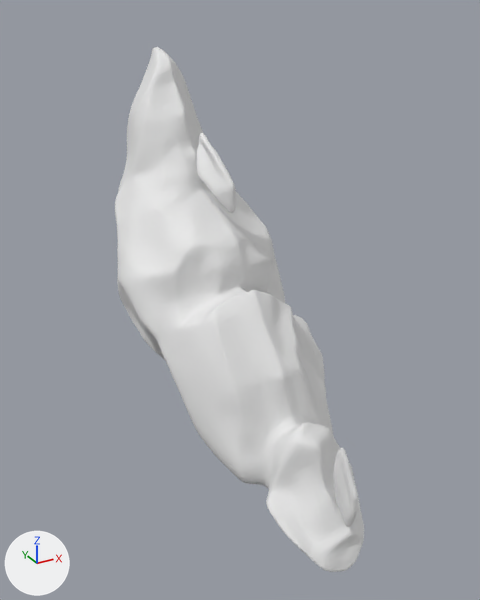
An edit to the glTF model public/museum/models/crystal_sphere_fragments.glb, drawn before and after from the same camera.
Both versions are drawn from a 50 mm camera at (-1.36, -2.54, 1.08) aimed at (-0.01, -0.08, -0.15). The lights are fixed; the arrows at lower left show +X, +Y and +Z. The first picture is the older version. Vertices at exactly the same position are counted once.

The older version as bpy lines, for what is in view:
```python
me_mesh_0 = bpy.data.meshes.new('Mesh_0')
me_mesh_0.from_pydata(...)  # 12006 vertices, 23996 faces; spans x 0.0..7423.0, y -16383.0..0.0, z 0.0..16106.0
me_mesh_0.materials.append(mat_crystal_sphere_fragments_interpretation)  # its picture is missing
ob_mesh_0 = bpy.data.objects.new('Mesh_0', me_mesh_0)
ob_mesh_0.parent = ob_geometry_0
ob_mesh_0.location = (-0.457, 0.958, -1.002)
ob_mesh_0.scale = (0.000118, 0.000118, 0.000118)
```
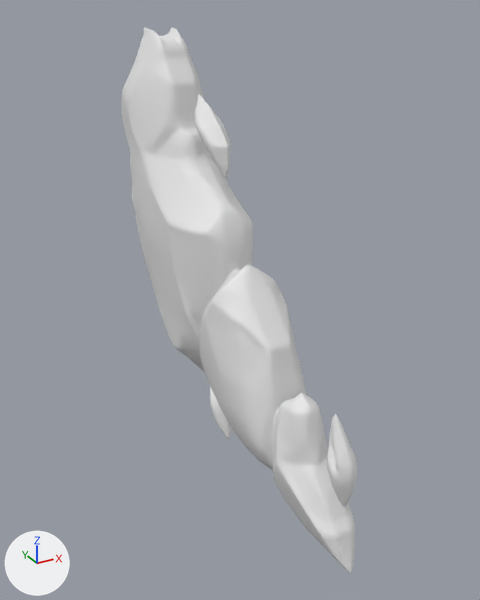
The edits, one by one:
me_mesh_0 is used by ob_mesh_0; parent ob_geometry_0; location (-0.457, 0.958, -1.002); scale (0.000118, 0.000118, 0.000118).
me_mesh_0 had 12006 vertices, 23996 faces and spanned x 0.0..7423.0, y -16383.0..0.0, z 0.0..16106.0.
me_mesh_0 now has 20009 vertices, 39998 faces and spans x 0.0..3399.0, y -16299.0..0.0, z 0.0..16383.0.
me_mesh_0 part 1: the loose piece of 10614 vertices spanning x 0.0..7423.0, y -16383.0..0.0, z 0.0..16106.0 is rebuilt with 17148 vertices and now spans x 0.0..3399.0, y -16299.0..0.0, z 0.0..16383.0.
me_mesh_0 part 2: a new loose piece of 1054 vertices spanning x 1254.0..2151.0, y -16004.0..-14725.0, z 2353.0..5426.0, in mat_crystal_sphere_fragments_interpretation (its picture is missing).
me_mesh_0 part 3: a new loose piece of 1006 vertices spanning x 1171.0..2219.0, y -7824.0..-5486.0, z 11394.0..14134.0, in mat_crystal_sphere_fragments_interpretation (its picture is missing).
me_mesh_0 part 4: a new loose piece of 728 vertices spanning x 1297.0..2146.0, y -7749.0..-6054.0, z 5.0..2138.0, in mat_crystal_sphere_fragments_interpretation (its picture is missing).
me_mesh_0 part 5: the loose piece of 675 vertices spanning x 3125.0..4312.0, y -8229.0..-5769.0, z 10506.0..13165.0 is deleted.
me_mesh_0 part 6: the loose piece of 437 vertices spanning x 3682.0..4356.0, y -16380.0..-15154.0, z 1672.0..4471.0 is deleted.
Other edits to the shape of me_mesh_0 do not show in these pictures.
Object 'Mesh_0' (ob_mesh_0) moves from (-0.457, 0.958, -1.002) to (-0.209, 0.986, -1.0).
Object 'Mesh_0' (ob_mesh_0) is rescaled from (0.000118, 0.000118, 0.000118) to (0.000122, 0.000122, 0.000122).

Location of each change, [x1, y1, x2, y2] in pixels of the pictures (480 x 600 px):
'Mesh_0', reshaped, moved, rescaled
    before: [115, 47, 364, 572]
    after: [121, 27, 357, 573]
part 1 of me_mesh_0, rebuilt (6% narrower)
    before: [115, 47, 364, 572]
    after: [121, 27, 355, 573]
part 2 of me_mesh_0, added
    after: [327, 414, 357, 507]
part 3 of me_mesh_0, added
    after: [194, 95, 231, 178]
part 4 of me_mesh_0, added
    after: [210, 386, 231, 439]
part 5 of me_mesh_0, deleted
    before: [196, 133, 236, 213]
part 6 of me_mesh_0, deleted
    before: [333, 448, 358, 527]
